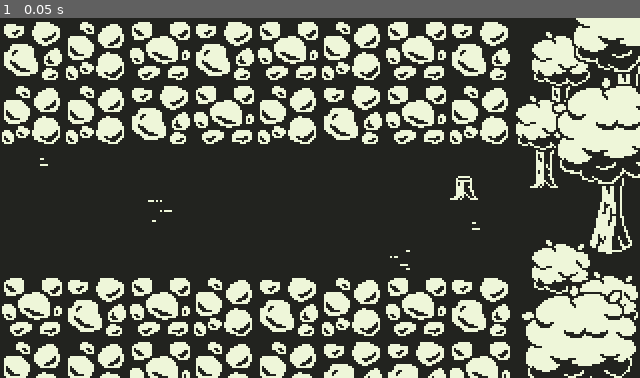
Above: before the commit, frame 1.
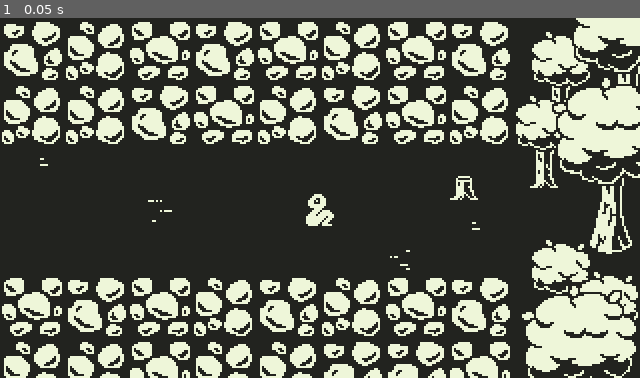
Above: after the commit, the same moment.

Repository: dweckerly/1bit
Game: Godot game, scene res://scenes/world/area-2.tscn
Same seed, same stepped clock (60 frames per second), same inputs: the game is played once before the commit and once after it. This scene is started directly instead of the project's main scene.
Inputs:
- Up to frame 1 (0.05 s): no input

The runs differ from the first frame. In frame 1, 0.2% of the frame differs, in the area x 47-53%, y 48-58%.

Commit message:
new area

Diff:
--- /dev/null
+++ b/scenes/world/Portal-Vertical-long.tscn
@@ -0,0 +1,15 @@
+[gd_scene load_steps=3 format=2]
+
+[ext_resource path="res://scripts/Portal.gd" type="Script" id=1]
+
+[sub_resource type="RectangleShape2D" id=1]
+extents = Vector2( 8, 80 )
+
+[node name="Area2D" type="Area2D"]
+script = ExtResource( 1 )
+
+[node name="CollisionShape2D" type="CollisionShape2D" parent="."]
+position = Vector2( 0, 8 )
+shape = SubResource( 1 )
+
+[connection signal="body_entered" from="." to="." method="_on_Area2D_body_entered"]
--- /dev/null
+++ b/scenes/world/Portal-long.tscn
@@ -0,0 +1,14 @@
+[gd_scene load_steps=3 format=2]
+
+[ext_resource path="res://scripts/Portal.gd" type="Script" id=1]
+
+[sub_resource type="RectangleShape2D" id=1]
+extents = Vector2( 152, 10 )
+
+[node name="Area2D" type="Area2D"]
+script = ExtResource( 1 )
+
+[node name="CollisionShape2D" type="CollisionShape2D" parent="."]
+shape = SubResource( 1 )
+
+[connection signal="body_entered" from="." to="." method="_on_Area2D_body_entered"]
--- a/scenes/world/area-2.tscn
+++ b/scenes/world/area-2.tscn
@@ -10,9 +10,8 @@
 [ext_resource path="res://art/environment/ground/dirt-3.png" type="Texture" id=8]
 [ext_resource path="res://scenes/environment/trees/tree-0.tscn" type="PackedScene" id=9]
 [ext_resource path="res://scenes/environment/trees/tree-1.tscn" type="PackedScene" id=10]
-
-[sub_resource type="RectangleShape2D" id=1]
-extents = Vector2( 10, 92 )
+[ext_resource path="res://art/characters/snek.png" type="Texture" id=11]
+[ext_resource path="res://scenes/world/Portal-Vertical-long.tscn" type="PackedScene" id=12]
 
 [node name="YSort" type="YSort"]
 
@@ -171,8 +170,10 @@
 [node name="stump-0" parent="." instance=ExtResource( 6 )]
 position = Vector2( 232, 88 )
 
-[node name="StaticBody2D" type="StaticBody2D" parent="."]
+[node name="Snek" type="Sprite" parent="."]
+position = Vector2( 160, 96 )
+texture = ExtResource( 11 )
+hframes = 2
 
-[node name="CollisionShape2D" type="CollisionShape2D" parent="StaticBody2D"]
-position = Vector2( 328, 92 )
-shape = SubResource( 1 )
+[node name="2-East" parent="." instance=ExtResource( 12 )]
+position = Vector2( 328, 80 )
--- /dev/null
+++ b/scenes/world/area-4.tscn
@@ -0,0 +1,111 @@
+[gd_scene load_steps=9 format=2]
+
+[ext_resource path="res://scenes/environment/trees/tree-0.tscn" type="PackedScene" id=1]
+[ext_resource path="res://scenes/environment/trees/stump-0.tscn" type="PackedScene" id=2]
+[ext_resource path="res://scenes/environment/trees/tree-1.tscn" type="PackedScene" id=3]
+[ext_resource path="res://scenes/world/Portal-Vertical-long.tscn" type="PackedScene" id=4]
+[ext_resource path="res://art/environment/ground/grass-0.png" type="Texture" id=5]
+[ext_resource path="res://art/environment/ground/grass-1.png" type="Texture" id=6]
+[ext_resource path="res://scenes/world/Portal-long.tscn" type="PackedScene" id=7]
+
+[sub_resource type="RectangleShape2D" id=1]
+extents = Vector2( 161, 10 )
+
+[node name="area-4" type="YSort"]
+
+[node name="tree-1" parent="." instance=ExtResource( 3 )]
+position = Vector2( 104, 152 )
+
+[node name="tree-2" parent="." instance=ExtResource( 1 )]
+position = Vector2( 24, 72 )
+
+[node name="tree-3" parent="." instance=ExtResource( 1 )]
+position = Vector2( 16, 192 )
+
+[node name="tree-4" parent="." instance=ExtResource( 1 )]
+position = Vector2( 48, 208 )
+
+[node name="tree-5" parent="." instance=ExtResource( 1 )]
+position = Vector2( 160, 237 )
+
+[node name="tree-6" parent="." instance=ExtResource( 3 )]
+position = Vector2( 56, 152 )
+
+[node name="stump-0" parent="." instance=ExtResource( 2 )]
+position = Vector2( 72, 80 )
+
+[node name="tree-7" parent="." instance=ExtResource( 3 )]
+position = Vector2( 48, 56 )
+
+[node name="tree-8" parent="." instance=ExtResource( 1 )]
+position = Vector2( 80, 40 )
+
+[node name="tree-9" parent="." instance=ExtResource( 3 )]
+position = Vector2( 64, 24 )
+
+[node name="tree-10" parent="." instance=ExtResource( 3 )]
+position = Vector2( 112, 48 )
+
+[node name="tree-11" parent="." instance=ExtResource( 1 )]
+position = Vector2( 216, 56 )
+
+[node name="tree-12" parent="." instance=ExtResource( 3 )]
+position = Vector2( 128, 184 )
+
+[node name="tree-13" parent="." instance=ExtResource( 1 )]
+position = Vector2( 248, 40 )
+
+[node name="tree-14" parent="." instance=ExtResource( 3 )]
+position = Vector2( 264, 72 )
+
+[node name="tree-15" parent="." instance=ExtResource( 1 )]
+position = Vector2( 232, 205 )
+
+[node name="tree-16" parent="." instance=ExtResource( 3 )]
+position = Vector2( 200, 200 )
+
+[node name="tree-17" parent="." instance=ExtResource( 1 )]
+position = Vector2( 280, 221 )
+
+[node name="tree-19" parent="." instance=ExtResource( 1 )]
+position = Vector2( 296, 64 )
+
+[node name="tree-20" parent="." instance=ExtResource( 1 )]
+position = Vector2( 88, 224 )
+
+[node name="stump-2" parent="." instance=ExtResource( 2 )]
+position = Vector2( 184, 40 )
+
+[node name="tree-21" parent="." instance=ExtResource( 3 )]
+position = Vector2( 304, 168 )
+
+[node name="border-south" type="StaticBody2D" parent="."]
+
+[node name="CollisionShape2D" type="CollisionShape2D" parent="border-south"]
+position = Vector2( 159, 192 )
+shape = SubResource( 1 )
+
+[node name="grass" type="Node2D" parent="."]
+
+[node name="Grass-0" type="Sprite" parent="grass"]
+position = Vector2( 144, 120 )
+texture = ExtResource( 5 )
+
+[node name="Grass-1" type="Sprite" parent="grass"]
+position = Vector2( 208, 80 )
+texture = ExtResource( 6 )
+
+[node name="Grass-2" type="Sprite" parent="grass"]
+position = Vector2( 144, 24 )
+texture = ExtResource( 5 )
+
+[node name="portals" type="Node2D" parent="."]
+
+[node name="4-West" parent="portals" instance=ExtResource( 4 )]
+position = Vector2( -8, 88 )
+
+[node name="4-East" parent="portals" instance=ExtResource( 4 )]
+position = Vector2( 328, 88 )
+
+[node name="4-North" parent="portals" instance=ExtResource( 7 )]
+position = Vector2( 160, -8 )
--- a/scripts/Transitions.gd
+++ b/scripts/Transitions.gd
@@ -19,12 +19,18 @@
 	elif area == "1-East":
 		path = "res://scenes/world/area-2.tscn"
 		player_position = Vector2(position.x - EAST_WEST_OFFSET, position.y)
+	elif area == "2-East":
+		path = "res://scenes/world/area-4.tscn"
+		player_position = Vector2(position.x - EAST_WEST_OFFSET, position.y)
 	elif area == "2-West":
 		path = "res://scenes/world/area-1.tscn"
 		player_position = Vector2(position.x + EAST_WEST_OFFSET, position.y)
 	elif area == "3-East":
 		path = "res://scenes/world/area-0.tscn"
 		player_position = Vector2(position.x - EAST_WEST_OFFSET, position.y)
+	elif area == "4-West":
+		path = "res://scenes/world/area-2.tscn"
+		player_position = Vector2(position.x + EAST_WEST_OFFSET, position.y)
 	else:
 		path = "res://scenes/world/area-0.tscn"
 		player_position = Vector2(160, 90)
Binary file added: art/characters/snek.png
Not shown, added: art/characters/snek.png.import
Not shown: 1 places in scenes/world/area-2.tscn that only renumber resources
